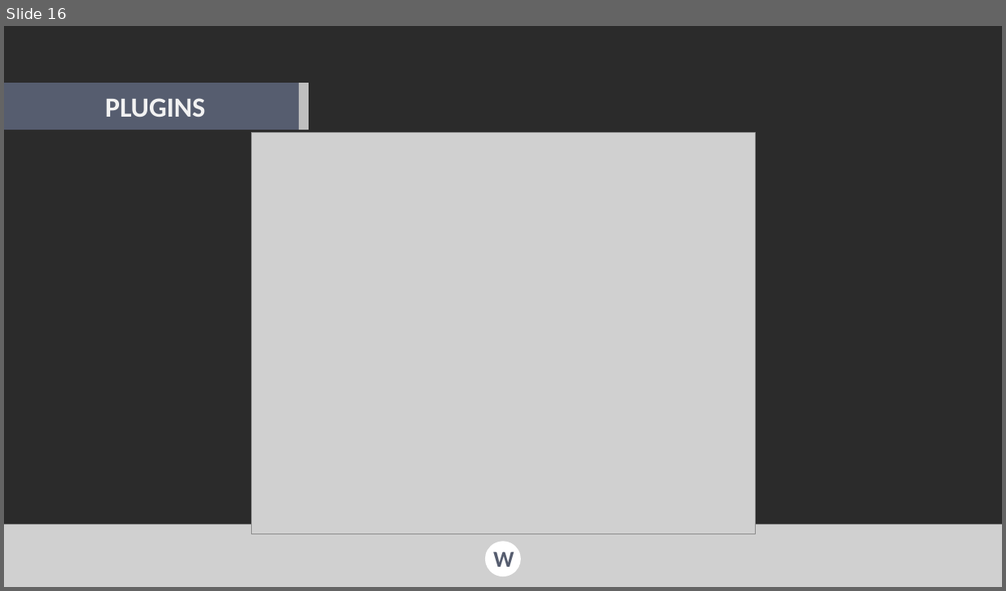
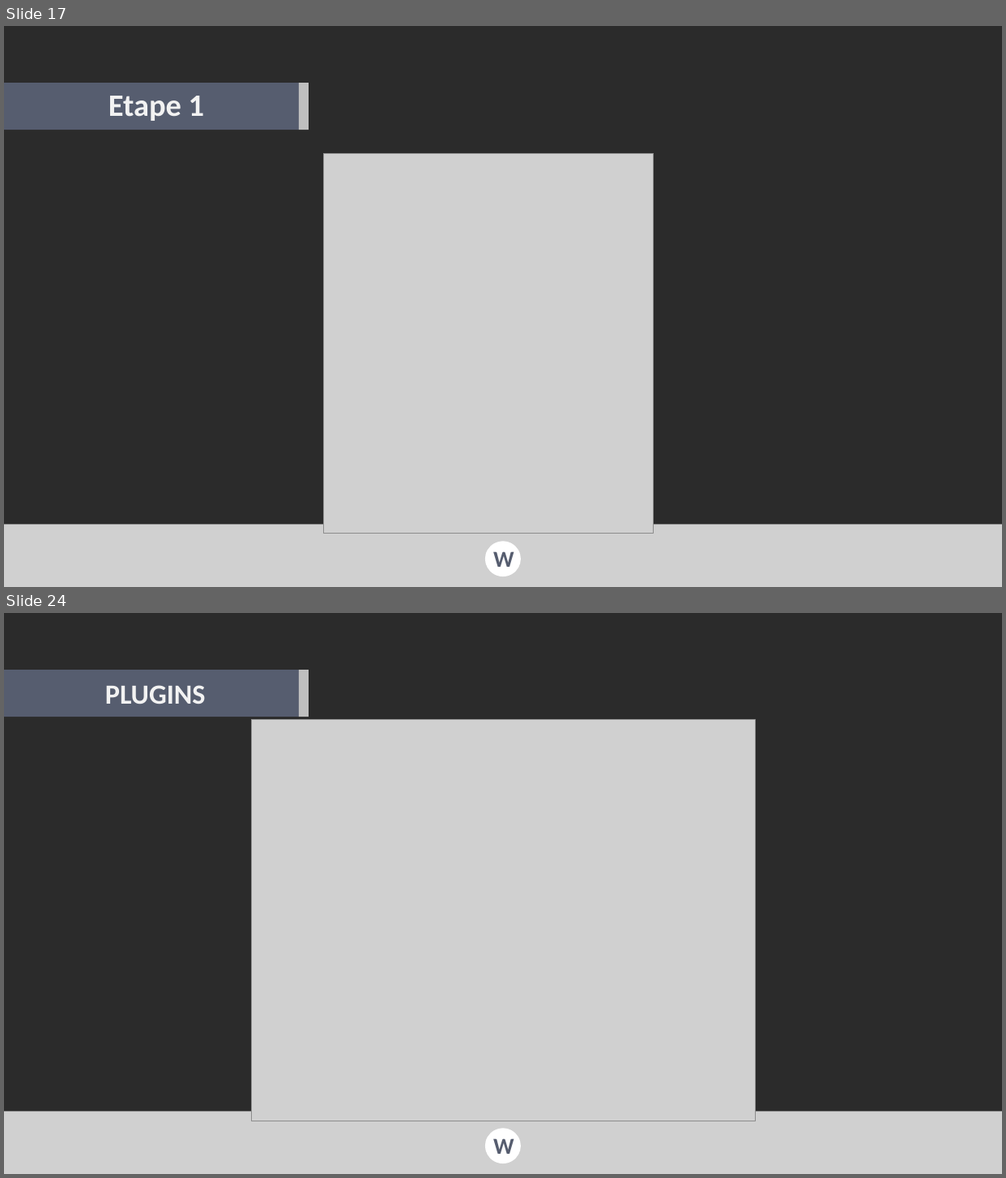
Before and after one commit to val92130/Wander, a slide deck: Docs/Documentation/Presentations/Wander - Forum PI.pptx. Shown one above the other, each under a label of ours: slide 16 before the commit, slides 17 and 24 after it; the slides between them are not shown. The pictures are 1006x591 and 1006x1178 pixels, drawn with LibreOffice and Linux fonts; fonts in the diff are those of the drawing; grey boxes stand for pictures; background and template pictures are left out; a plain dark background stands for a picture behind light text. Boxes give left, top, right and bottom in pixels: in the first picture for what was removed or moved away, otherwise in the second. Text is boxed around its words. In the diff, an @@ line names an element or a change of style, - is before the commit and + after.

```diff
--- a/Docs/Documentation/Presentations/Wander - Forum PI.pptx
+++ b/Docs/Documentation/Presentations/Wander - Forum PI.pptx
@@ slide 17 added at (4, 26, 1002, 587), background picture (left out) @@
@@ rectangle added at (4, 83, 299, 130), fill #565D6F @@
@@ text added at (108, 96, 204, 121), 45 pt, text #F2F2F2, bold @@
+Etape 1
@@ rectangle added at (299, 83, 309, 130), fill #BFBFBF @@
@@ picture added at (324, 153, 654, 534) @@
@@ picture added at (4, 525, 1002, 587) @@
@@ ellipse added at (485, 541, 521, 577), fill #FFFFFF @@
@@ text added at (493, 552, 514, 567), 33 pt, text #565D6F, bold @@
+W
@@ what was slide 16 is now slide 24 @@
```
Also in this commit, not shown: 1 slide changed, 7 other slides added, 24 other files.
